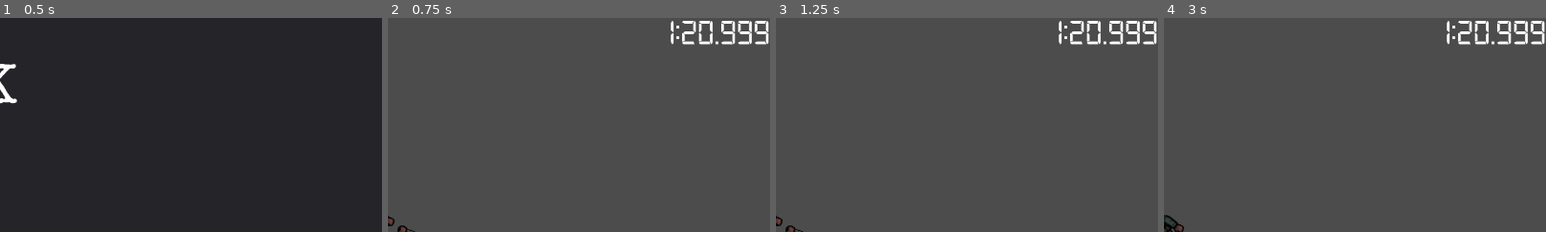
Above: before the commit, frames 1-4 (left to right).
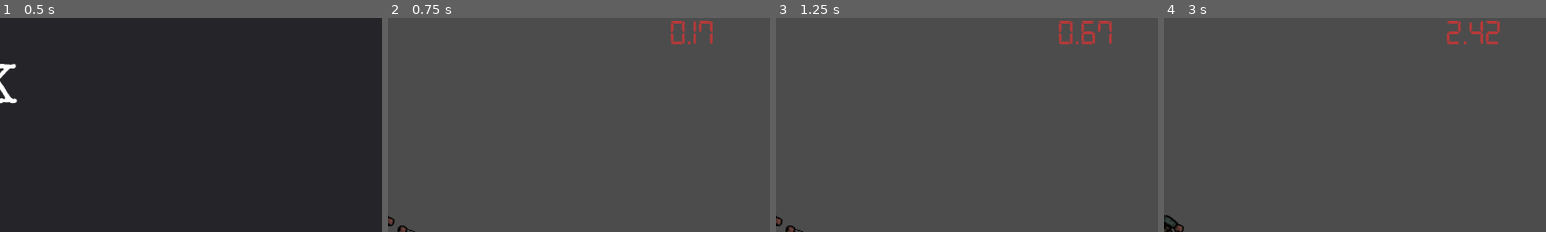
Above: after the commit, the same moments.

Repository: team8-gj001/GameJam001
Game: Godot game, scene res://scenes/title/title.tscn
Two runs of this game, one before a commit and one after it. Both use one fixed random seed, a clock stepped at 60 frames per second and the inputs below.
Inputs:
- Up to frame 1 (0.5 s): no input
- Up to frame 2 (0.75 s): click "PLAY" at 0.5 s
- Up to frame 3 (1.25 s): no input
- Up to frame 4 (3 s): tap Enter at 1.25 s; hold D (move_right) 1.28-2.03 s; hold S (move_down) 2.03-2.78 s; hold D (move_right) from 2.78 s (still down)
The pictures show only the part of the screen within x 50-100%, y 0-50%; the shares and areas given below are measured in that part.

Frame 1 is identical in both runs. In frame 2, 1.4% of the frame differs, in the area x 74-100%, y 1-13%; in frame 3, 1.6%; in frame 4, 1.6%.

Commit message:
hud: timer :D

Diff:
--- a/scenes/global.gd
+++ b/scenes/global.gd
@@ -1,6 +1,8 @@
 extends Node
 
 var current_scene = null
+var run_time := 0.00
+var hud
 
 func _ready():
 	var root = get_tree().get_root()
@@ -13,9 +15,10 @@
 	current_scene.free() # nuke current scene :(
 
 	var new_scene = load(path).instance()
-	var hud = load("res://scenes/hud.tscn").instance()
+	hud = load("res://scenes/hud.tscn").instance()
 	new_scene.add_child(hud)
 	current_scene = new_scene
 
 	get_tree().get_root().add_child(current_scene)
 	get_tree().set_current_scene(current_scene) # make compatiable with godot API
+	run_time = 0.00
--- /dev/null
+++ b/scenes/hud.gd
@@ -0,0 +1,26 @@
+extends Node
+
+
+# Declare member variables here. Examples:
+# var a = 2
+# var b = "text"
+
+var timer
+onready var global_script = get_node("/root/global")
+# Called when the node enters the scene tree for the first time.
+func _ready():
+	timer = self.get_node("TimerLabel")
+
+func _process(delta):
+	var time_text = ""
+	var run_time = global_script.run_time
+	var seconds = fmod(run_time, 60.0)
+	run_time /= 60
+	var minutes = fmod(run_time, 60.0)
+	print(seconds)
+	print(minutes)
+	if minutes >= 1:
+		time_text = str(floor(minutes)) + ":"
+	time_text = time_text + str(stepify(seconds, 0.01))
+	timer.set_text(time_text)
+	global_script.run_time += delta
--- a/scenes/hud.tscn
+++ b/scenes/hud.tscn
@@ -1,21 +1,23 @@
-[gd_scene load_steps=3 format=2]
+[gd_scene load_steps=4 format=2]
 
 [ext_resource path="res://assets/fonts/digital-7.regular.ttf" type="DynamicFontData" id=1]
+[ext_resource path="res://scenes/hud.gd" type="Script" id=2]
 
 [sub_resource type="DynamicFont" id=1]
 size = 64
 font_data = ExtResource( 1 )
 
 [node name="HUD" type="CanvasLayer"]
+script = ExtResource( 2 )
 
-[node name="Label" type="Label" parent="."]
+[node name="TimerLabel" type="Label" parent="."]
 anchor_left = 1.0
 anchor_right = 1.0
-margin_left = -248.0
+margin_left = -180.0
 margin_bottom = 36.0
 custom_fonts/font = SubResource( 1 )
+custom_colors/font_color = Color( 0.721569, 0.227451, 0.227451, 1 )
 text = "1:20.999"
-align = 2
 __meta__ = {
 "_edit_use_anchors_": false
 }
